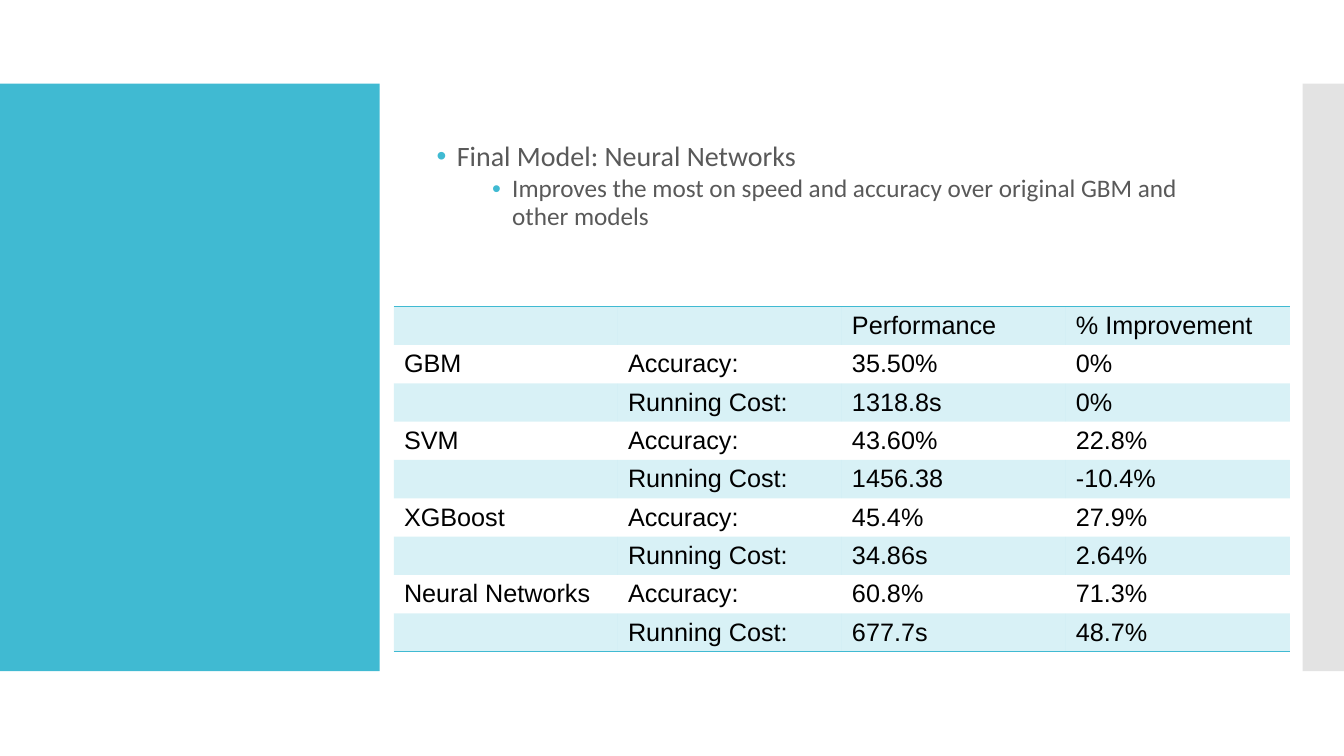
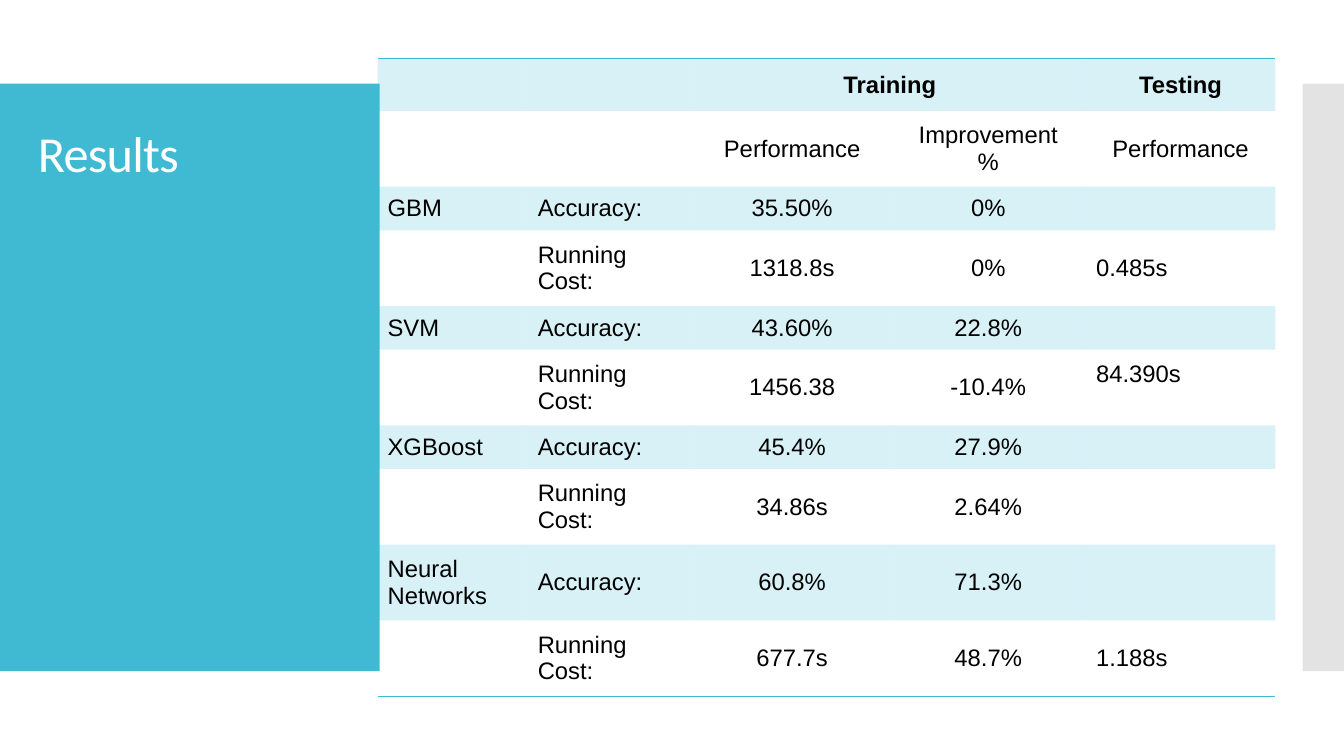
Before and after one commit to TZstatsADS/Fall2019-proj3-sec1-grp7, a slide deck: slide 9 of doc/ADS; Project 3; Predictive Analytics for Facial Emotion Recognition.pptx (slide 8 before the commit). Drawn at 1344x756 pixels with LibreOffice and Linux fonts; fonts in the diff are those of the drawing. Boxes give left, top, right and bottom in pixels: in the first picture for what was removed or moved away, otherwise in the second. Text is boxed around its words. In the diff, an @@ line names an element or a change of style, - is before the commit and + after.

```diff
--- a/doc/ADS; Project 3; Predictive Analytics for Facial Emotion Recognition.pptx
+++ b/doc/ADS; Project 3; Predictive Analytics for Facial Emotion Recognition.pptx
@@ table at bbox=[378, 58, 1276, 696] @@
- |  | Performance | % Improvement
-GBM | Accuracy: | 35.50% | 0%
- | Running Cost: | 1318.8s | 0%
-SVM | Accuracy: | 43.60% | 22.8%
- | Running Cost: | 1456.38 | -10.4%
-XGBoost | Accuracy: | 45.4% | 27.9%
- | Running Cost: | 34.86s | 2.64%
-Neural Networks | Accuracy: | 60.8% | 71.3%
- | Running Cost: | 677.7s | 48.7%
+ |  | Training |  | Testing
+ |  | Performance | Improvement / % | Performance
+GBM | Accuracy: | 35.50% | 0% | 
+ | Running Cost: | 1318.8s | 0% | 0.485s
+SVM | Accuracy: | 43.60% | 22.8% | 
+ | Running Cost: | 1456.38 | -10.4% | 84.390s
+XGBoost | Accuracy: | 45.4% | 27.9% | 
+ | Running Cost: | 34.86s | 2.64% | 
+Neural Networks | Accuracy: | 60.8% | 71.3% | 
+ | Running Cost: | 677.7s | 48.7% | 1.188s
@@ table: place and size @@
-table at bbox=[394, 307, 1290, 669]
+table at bbox=[378, 58, 1276, 696]
@@ title added at bbox=[38, 137, 179, 173], 36 pt, text #FFFFFF @@
+Results
@@ text removed at bbox=[457, 146, 1177, 225] @@
-• Final Model: Neural Networks
-  • Improves the most on speed and accuracy over original GBM and other models
```
Also in this commit, not shown: 7 other slides changed, 1 slide added.
